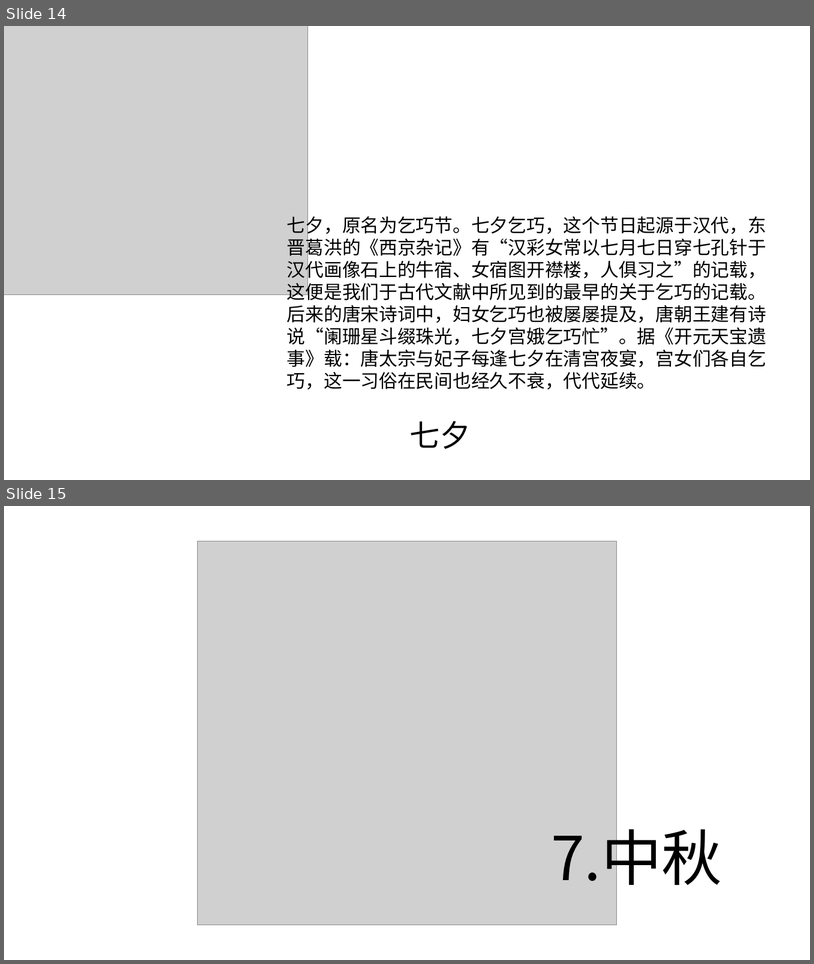
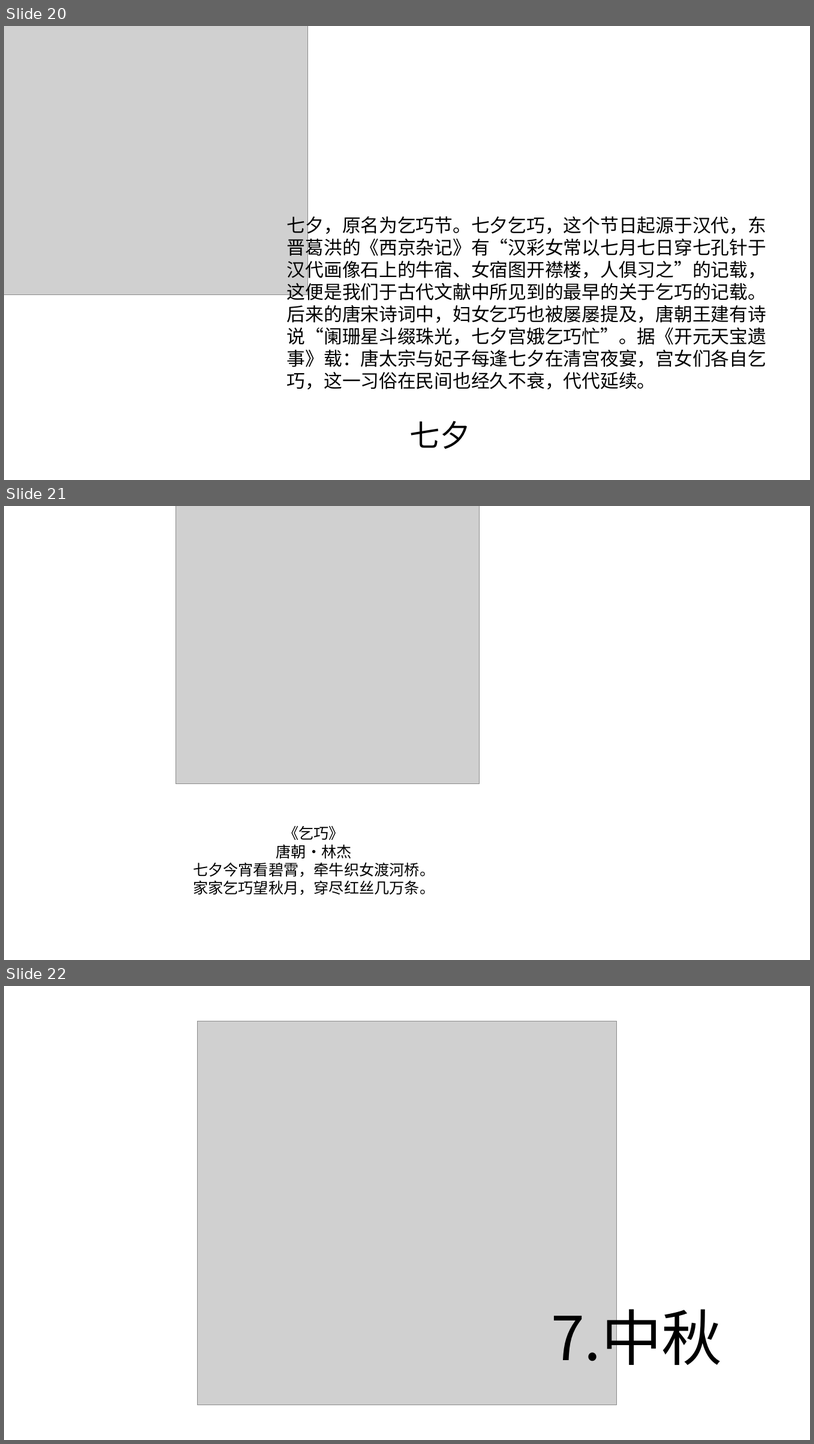
Before and after one commit to Eason2011/eason2011.github.io, a slide deck: docs/html/传统节日/中国传统节日.pptx. Shown one above the other, each under a label of ours: slides 14 and 15 before the commit, slides 20, 21 and 22 after it. The pictures are 814x964 and 814x1444 pixels, drawn with LibreOffice and Linux fonts; fonts in the diff are those of the drawing; grey boxes stand for pictures; background and template pictures are left out. Boxes give left, top, right and bottom in pixels: in the first picture for what was removed or moved away, otherwise in the second. Text is boxed around its words. In the diff, an @@ line names an element or a change of style, - is before the commit and + after.

```diff
--- a/docs/html/传统节日/中国传统节日.pptx
+++ b/docs/html/传统节日/中国传统节日.pptx
@@ slide 21 added at [4, 506, 810, 960], background #FFFFFF @@
@@ picture added at [176, 506, 479, 784] @@
@@ text added at [193, 826, 435, 895], 18 pt, text #000000 @@
+《乞巧》
+唐朝·林杰
+七夕今宵看碧霄，牵牛织女渡河桥。
+家家乞巧望秋月，穿尽红丝几万条。
@@ what was slide 14 is now slide 20 @@
@@ what was slide 15 is now slide 22 @@
```
Also in this commit, not shown: 1 slide changed, 8 other slides added.
